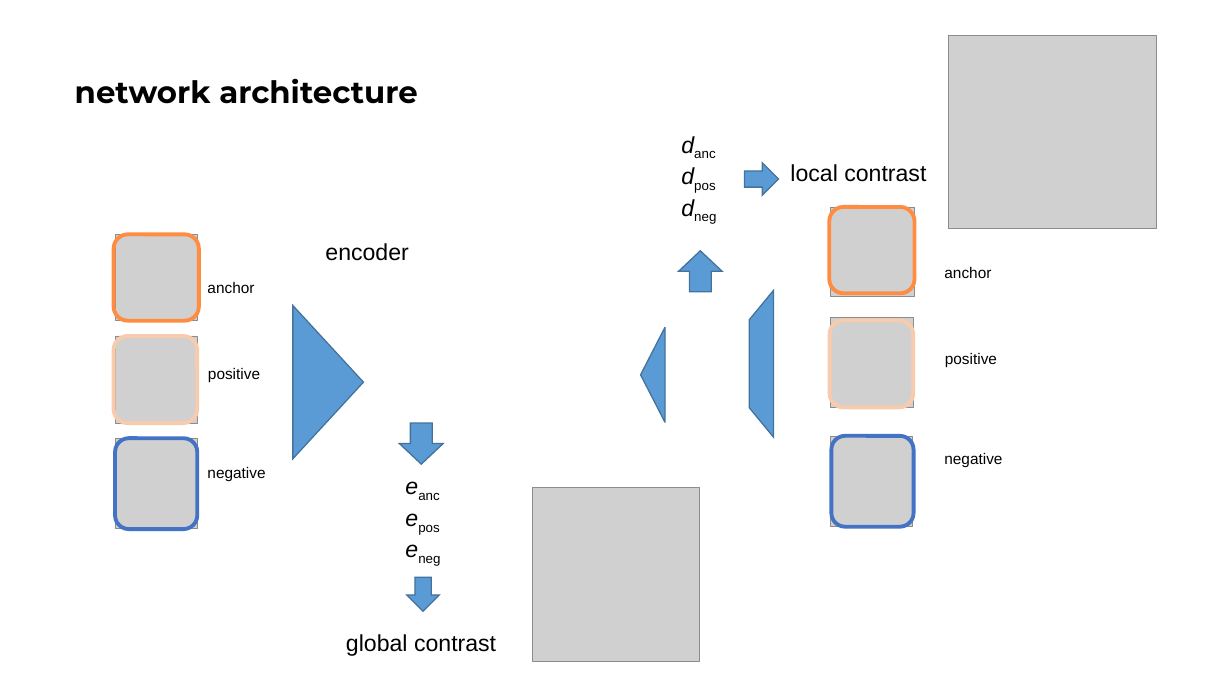
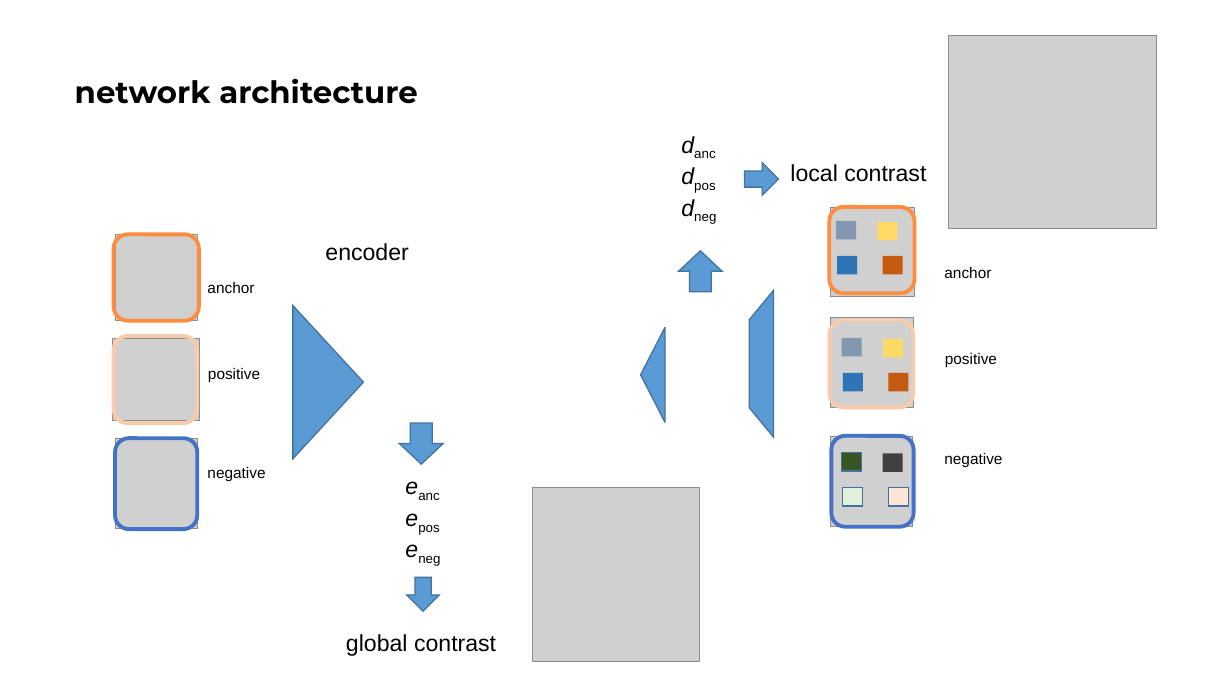
Before and after one commit to jizongFox/Contrast-You, a slide deck: slide 3 of docs/Presentation1.pptx. Drawn at 1232x693 pixels with LibreOffice and Linux fonts; fonts in the diff are those of the drawing; grey boxes stand for pictures. Boxes give left, top, right and bottom in pixels: in the first picture for what was removed or moved away, otherwise in the second. Text is boxed around its words. In the diff, an @@ line names an element or a change of style, - is before the commit and + after.

```diff
--- a/docs/Presentation1.pptx
+++ b/docs/Presentation1.pptx
@@ rectangle added at (x1=836, y1=221, x2=857, y2=239), fill #8497B0 @@
@@ rectangle added at (x1=878, y1=222, x2=898, y2=240), fill #FFD966 @@
@@ rectangle added at (x1=837, y1=256, x2=858, y2=274), fill #2E75B6 @@
@@ rectangle added at (x1=883, y1=256, x2=903, y2=274), fill #C55A11 @@
@@ picture at (x1=113, y1=339, x2=200, y2=421): rotation 0 to 270 degrees @@
@@ rectangle added at (x1=842, y1=338, x2=862, y2=357), fill #8497B0 @@
@@ rectangle added at (x1=884, y1=339, x2=904, y2=358), fill #FFD966 @@
@@ rectangle added at (x1=843, y1=373, x2=863, y2=392), fill #2E75B6 @@
@@ rectangle added at (x1=888, y1=373, x2=909, y2=392), fill #C55A11 @@
@@ rectangle added at (x1=842, y1=453, x2=862, y2=471), fill #385723, outline #43739E 1 pt @@
@@ rectangle added at (x1=883, y1=454, x2=903, y2=472), fill #404040 @@
@@ rectangle added at (x1=843, y1=488, x2=863, y2=506), fill #E2F0D9, outline #43739E 1 pt @@
@@ rectangle added at (x1=888, y1=488, x2=909, y2=506), fill #FBE5D6, outline #43739E 1 pt @@
```
Also in this commit, not shown: 2 other slides changed, 2 slides added, 2 slides removed, 6 other files.
